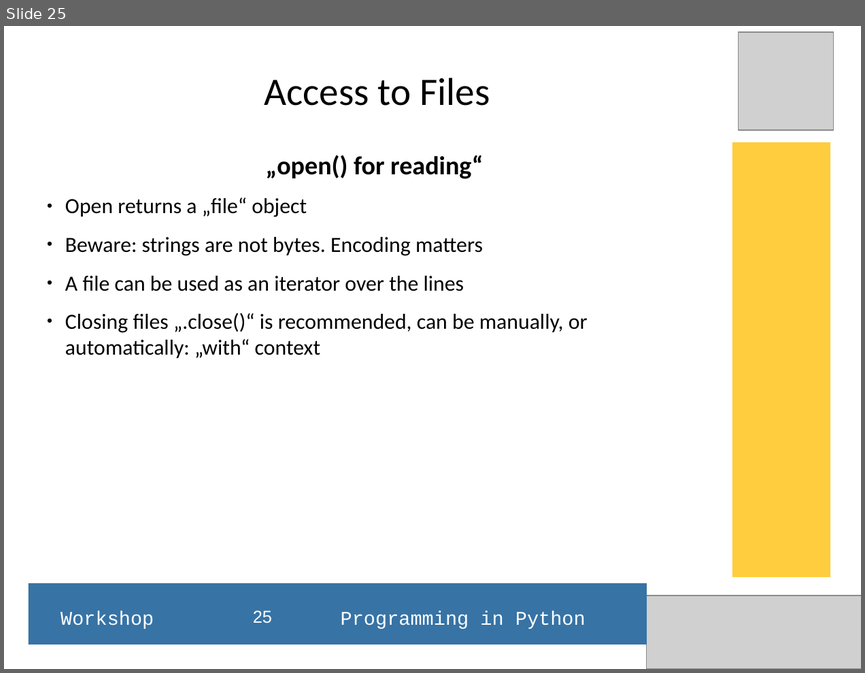
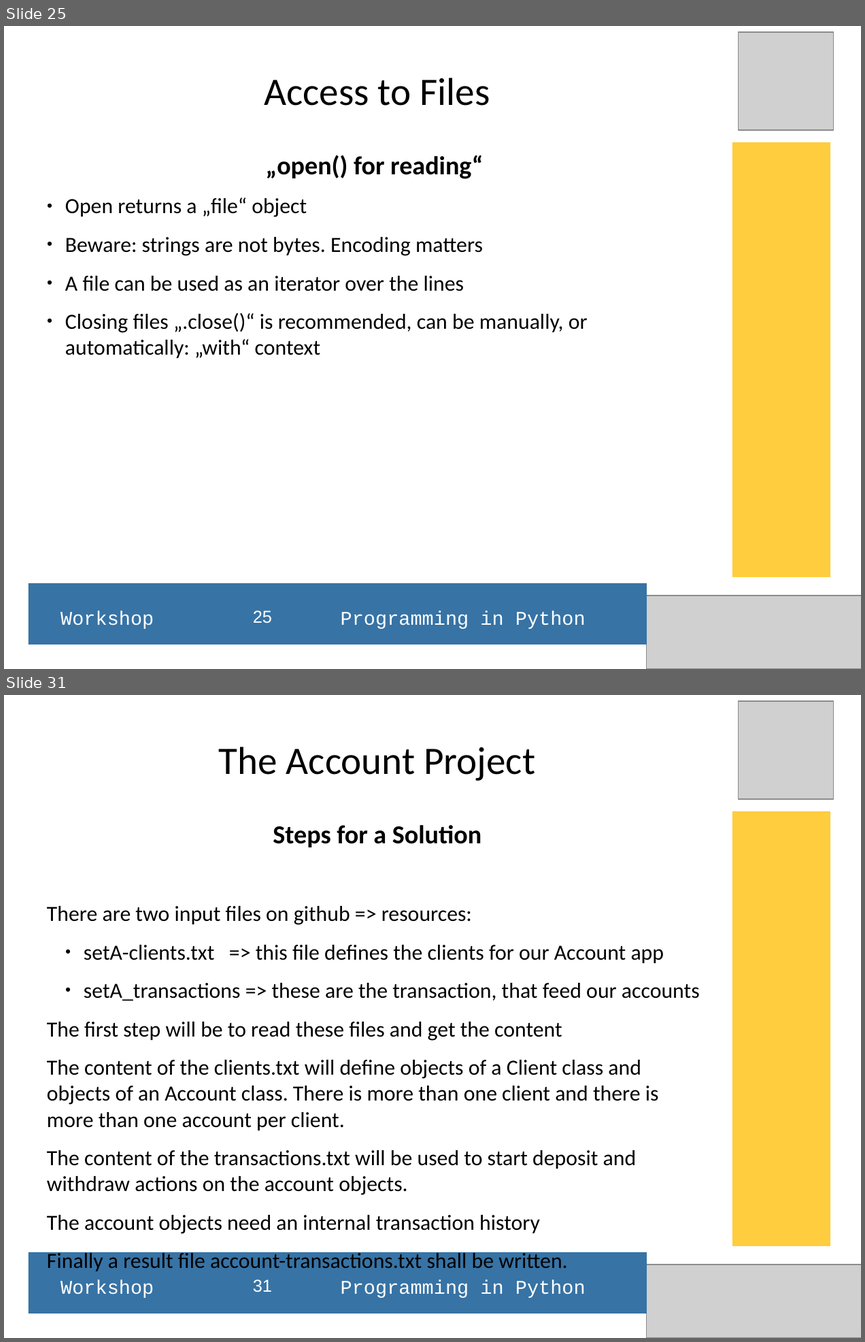
Before and after one commit to hans-boden/pyws-fablab-lisbon, a slide deck: resources/python_ws_2016Q1.odp. Shown one above the other, each under a label of ours: slide 25 before the commit, slides 25 and 31 after it; the slides between them are not shown. The pictures are 865x673 and 865x1342 pixels, drawn with LibreOffice and Linux fonts; fonts in the diff are those of the drawing; grey boxes stand for pictures. Boxes give left, top, right and bottom in pixels: in the first picture for what was removed or moved away, otherwise in the second. Text is boxed around its words. In the diff, an @@ line names an element or a change of style, - is before the commit and + after.

Commit message:
Updated and new resources

```diff
--- a/resources/python_ws_2016Q1.odp
+++ b/resources/python_ws_2016Q1.odp
@@ slide 31 added at box(4, 695, 861, 1338), background #FFFFFF @@
@@ picture added at box(738, 701, 834, 799) @@
@@ title added at box(219, 747, 535, 781), 36 pt, text #000000 @@
+The Account Project
@@ rectangle added at box(732, 812, 830, 1246), fill #FFCD3D @@
@@ subtitle added at box(47, 825, 700, 1234), 20 pt, text #000000 @@
+Steps for a Solution
+There are two input files on github => resources:
+  ● setA-clients.txt => this file defines the clients for our Account app
+  ● setA_transactions => these are the transaction, that feed our accounts
+The first step will be to read these files and get the content
+The content of the clients.txt will define objects of a Client class and objects of an Account class. There is more than one client and there is more than one account per client.
+The content of the transactions.txt will be used to start deposit and withdraw actions on the account objects.
+The account objects need an internal transaction history
+Finally a result file account-transactions.txt shall be written.
@@ rectangle added at box(28, 1253, 646, 1314), fill #3773A5 @@
@@ picture added at box(647, 1264, 861, 1337) @@
@@ text added at box(60, 1279, 585, 1297), 18 pt, text #FFFFFF @@
+Workshop Programming in Python
@@ page number added at box(253, 1279, 272, 1292), 16 pt, text #FFFFFF @@
+31
```
Also in this commit, not shown: 2 slides changed, 6 other slides added, 1 slide removed, 9 other files.
